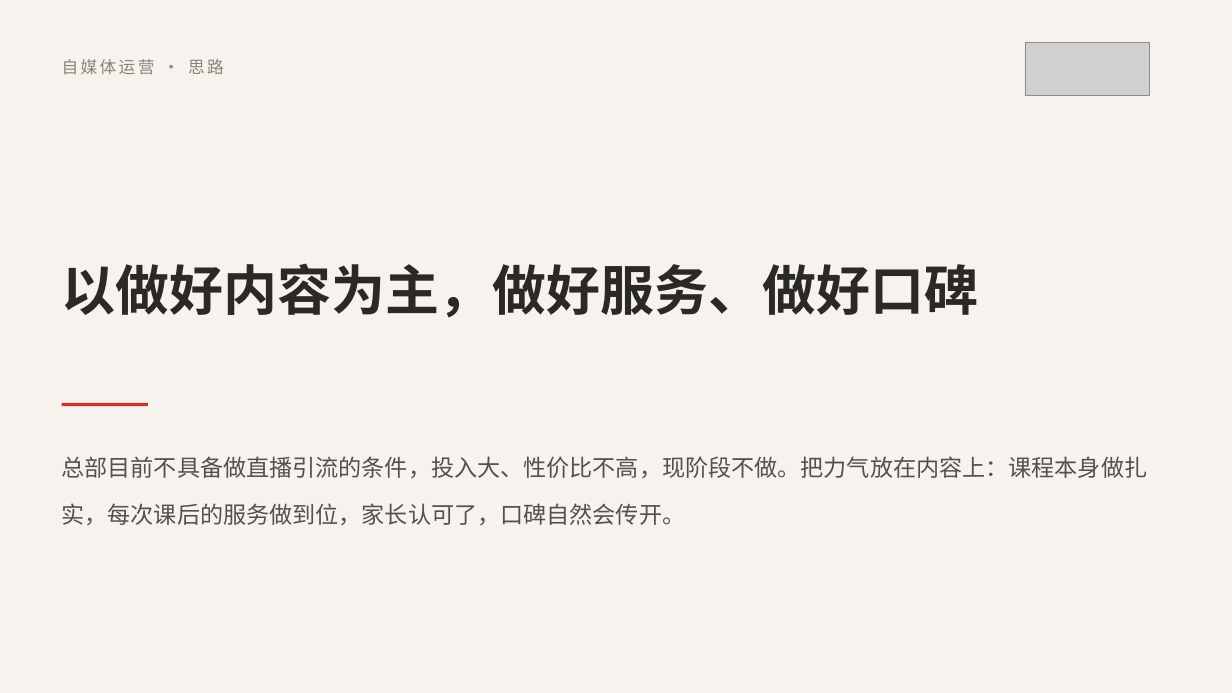
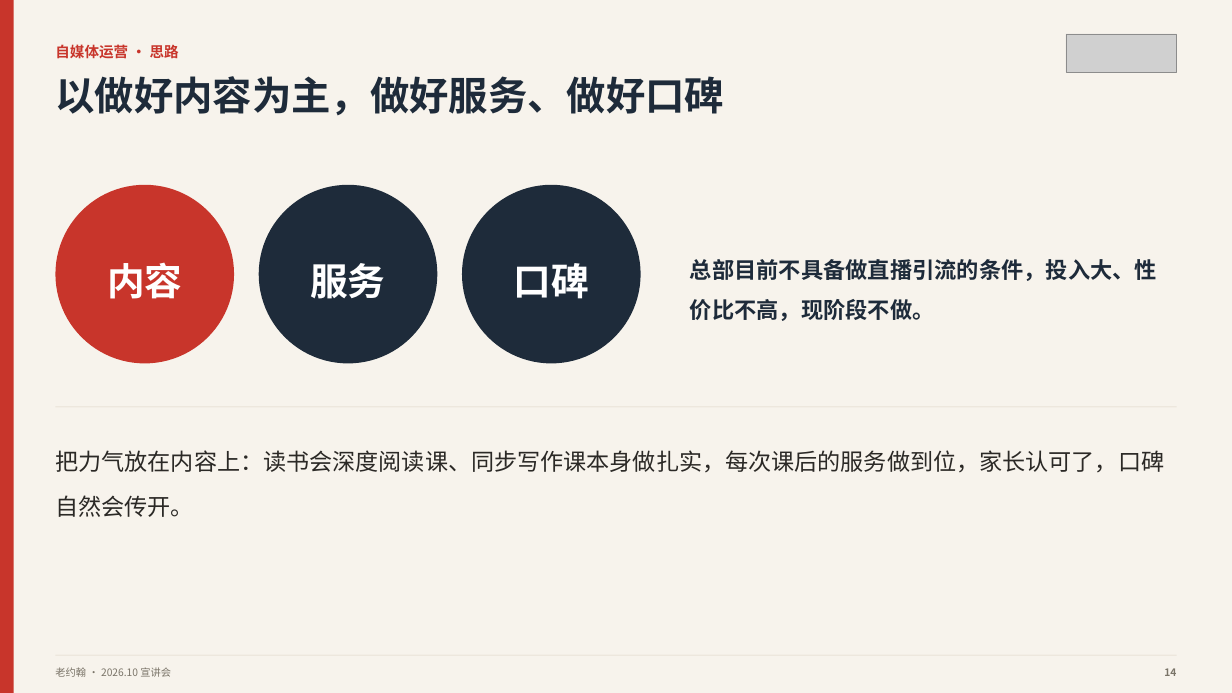
Before and after one commit to wuwenjia6498/laojohn-lesson-plan, a slide deck: slide 14 of 写作课相关宣传文件/国庆后宣讲/1-国庆后宣讲-主宣讲.pptx (slide 13 before the commit). Drawn at 1232x693 pixels with LibreOffice and Linux fonts; fonts in the diff are those of the drawing; grey boxes stand for pictures. Boxes give left, top, right and bottom in pixels: in the first picture for what was removed or moved away, otherwise in the second. Text is boxed around its words. In the diff, an @@ line names an element or a change of style, - is before the commit and + after.

```diff
--- a/写作课相关宣传文件/国庆后宣讲/1-国庆后宣讲-主宣讲.pptx
+++ b/写作课相关宣传文件/国庆后宣讲/1-国庆后宣讲-主宣讲.pptx
@@ background #F6F3EE to #F7F3EC @@
@@ rectangle added at (0, 0, 14, 693), fill #C8352B @@
@@ text "自媒体运营 · 思路": place and size @@
-text "自媒体运营 · 思路" at (62, 59, 224, 74)
+text "自媒体运营 · 思路" at (55, 45, 179, 58)
@@ text "自媒体运营 · 思路" at (55, 45, 179, 58): size 19.5 to 17 pt, text colour #8A8477 to #C8352B, letter spacing 2.7 to 0 pt, bold on; line spacing 1.2 to 1.3; vertical alignment middle to top @@
@@ picture removed at (1025, 43, 1149, 95) @@
@@ picture added at (1066, 34, 1177, 72) @@
@@ text "以做好内容为主，做好服务、做好口碑": place and size @@
-text "以做好内容为主，做好服务、做好口碑" at (62, 263, 979, 318)
+text "以做好内容为主，做好服务、做好口碑" at (55, 76, 724, 115)
@@ text "以做好内容为主，做好服务、做好口碑" at (55, 76, 724, 115): size 63 to 46 pt, text colour #2B2926 to #1E2B3A; line spacing 1.45 to 1.1; vertical alignment middle to top @@
@@ ellipse added at (55, 185, 234, 363), fill #C8352B @@
@@ ellipse added at (259, 185, 437, 363), fill #1E2B3A @@
@@ ellipse added at (462, 185, 641, 363), fill #1E2B3A @@
@@ text added at (107, 262, 182, 299), 44 pt, text #FFFFFF, bold @@
+内容
@@ text added at (310, 263, 385, 299), 44 pt, text #FFFFFF, bold @@
+服务
@@ text added at (514, 263, 589, 299), 44 pt, text #FFFFFF, bold @@
+口碑
@@ text added at (690, 259, 1157, 321), 26 pt, text #1E2B3A, bold @@
+总部目前不具备做直播引流的条件，投入大、性价比不高，现阶段不做。
@@ rectangle added at (55, 407, 1177, 407), fill #DDD3C4 @@
@@ rectangle removed at (62, 403, 148, 407) @@
@@ text at (55, 450, 1164, 517): text changed; text colour #55514A to #2B2926 @@
-总部目前不具备做直播引流的条件，投入大、性价比不高，现阶段不做。把力气放在内容上：课程本身做扎实，每次课后的服务做到位，家长认可了，口碑自然会传开。
+把力气放在内容上：读书会深度阅读课、同步写作课本身做扎实，每次课后的服务做到位，家长认可了，口碑自然会传开。
@@ rectangle added at (55, 655, 1177, 655), fill #DDD3C4 @@
@@ text added at (55, 667, 171, 677), 12 pt, text #7A7468 @@
+老约翰 · 2026.10 宣讲会
@@ text added at (1164, 668, 1176, 676), 12 pt, text #7A7468, bold @@
+14
```
Also in this commit, not shown: 11 other slides changed, 10 slides added, 8 slides removed, 1 other file.
